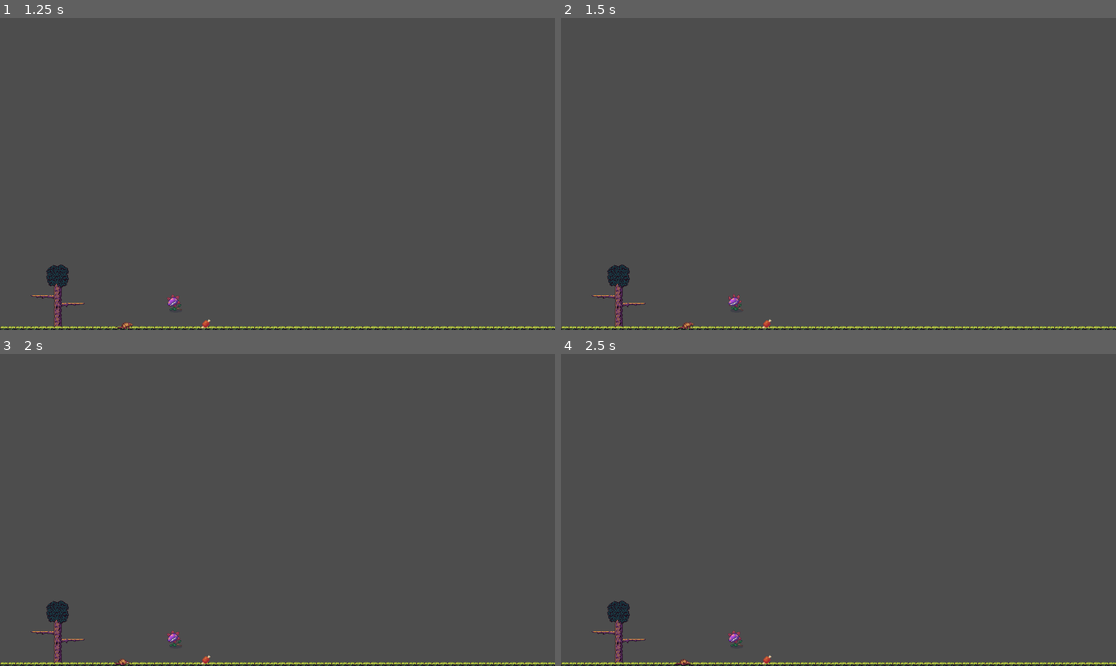
Above: before the commit, frames 1-4 (two rows, left to right).
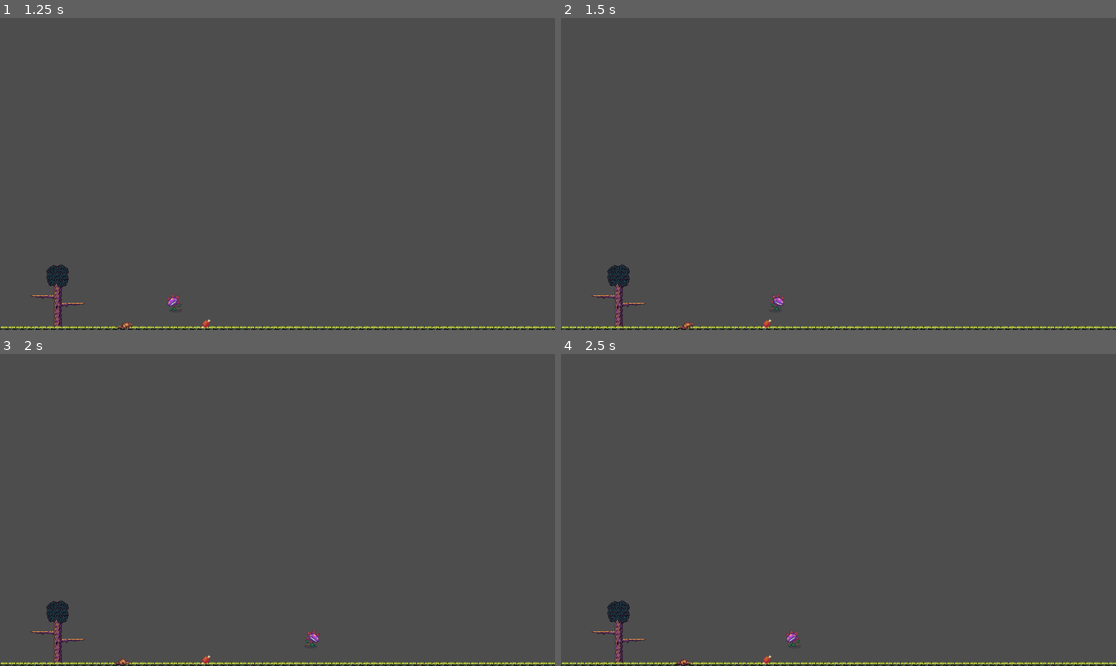
Above: after the commit, the same moments.

Repository: Bigfootmech/GWJ-79
Game: Godot game, scene res://Scenes/Main_Menu.tscn
Same seed, same stepped clock (60 frames per second), same inputs: the game is played once before the commit and once after it.
Inputs:
- Up to frame 1 (1.25 s): click "Start" at 0.5 s
- Up to frame 2 (1.5 s): tap Enter at 1.25 s; hold Right (ui_right) from 1.28 s (still down)
- Up to frame 3 (2 s): keep holding Right (ui_right)
- Up to frame 4 (2.5 s): release Right (ui_right) at 2.03 s; hold Left (ui_left) from 2.03 s (still down)

Frame 1 is identical in both runs. In frame 2, 0.1% of the frame differs, in the area x 30-41%, y 88-94%; in frame 3, 0.2%; in frame 4, 0.2%, in the area x 30-44%, y 88-94%.

Commit message:
GHI5: Adding basic player moment script, and flipping sprite as necessary

Diff:
--- /dev/null
+++ b/Entities/Player/player.gd
@@ -0,0 +1,18 @@
+extends CharacterBody2D
+
+@export var speed = 400
+
+func get_input():
+	var input_direction = Input.get_axis("ui_left", "ui_right")
+	velocity.x = input_direction * speed
+	_turn_sprite(velocity.x)
+
+func _physics_process(delta):
+	get_input()
+	move_and_slide()
+
+func _turn_sprite(dir):
+	if(!%AnimatedSprite2D.flip_h && dir >0):
+		%AnimatedSprite2D.flip_h = true
+	if(%AnimatedSprite2D.flip_h && dir <0):
+		%AnimatedSprite2D.flip_h = false
--- a/Entities/Player/player.tscn
+++ b/Entities/Player/player.tscn
@@ -1,5 +1,6 @@
-[gd_scene load_steps=50 format=3 uid="uid://bfukhmugysyxn"]
-
+[gd_scene load_steps=51 format=3 uid="uid://bfukhmugysyxn"]
+
+[ext_resource type="Script" uid="uid://dkkdyhnlauxw0" path="res://Entities/Player/player.gd" id="1_7a1se"]
 [ext_resource type="Texture2D" uid="uid://ybhogt8ioogv" path="res://Entities/Player/monster_71.png" id="1_mv1ah"]
 [ext_resource type="Texture2D" uid="uid://7vd1ylqdxuw6" path="res://Entities/Player/Alt_Model/Plant3_Attack_full.png" id="2_01a4e"]
 [ext_resource type="Texture2D" uid="uid://c8qfqdjys23eh" path="res://Entities/Player/Alt_Model/Plant3_Idle_full.png" id="2_3uyv8"]
@@ -326,6 +327,7 @@
 }]
 
 [node name="Player" type="CharacterBody2D"]
+script = ExtResource("1_7a1se")
 
 [node name="CollisionShape2D" type="CollisionShape2D" parent="."]
 shape = SubResource("CapsuleShape2D_6adnx")
@@ -343,6 +345,7 @@
 texture = ExtResource("1_mv1ah")
 
 [node name="AnimatedSprite2D" type="AnimatedSprite2D" parent="."]
+unique_name_in_owner = true
 sprite_frames = SubResource("SpriteFrames_01a4e")
 animation = &"idle"
 autoplay = "idle"
Not shown, added: Entities/Player/player.gd.uid
